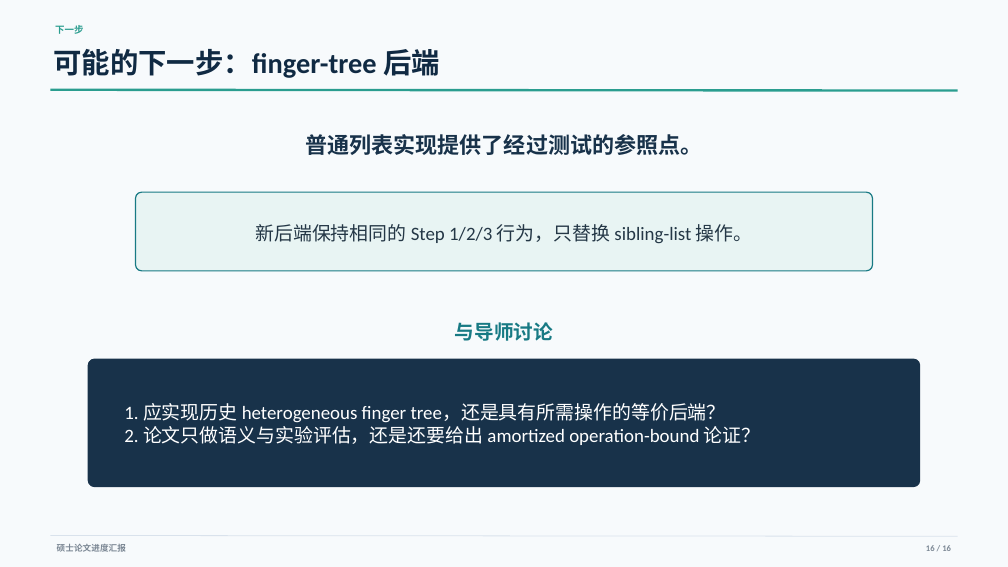
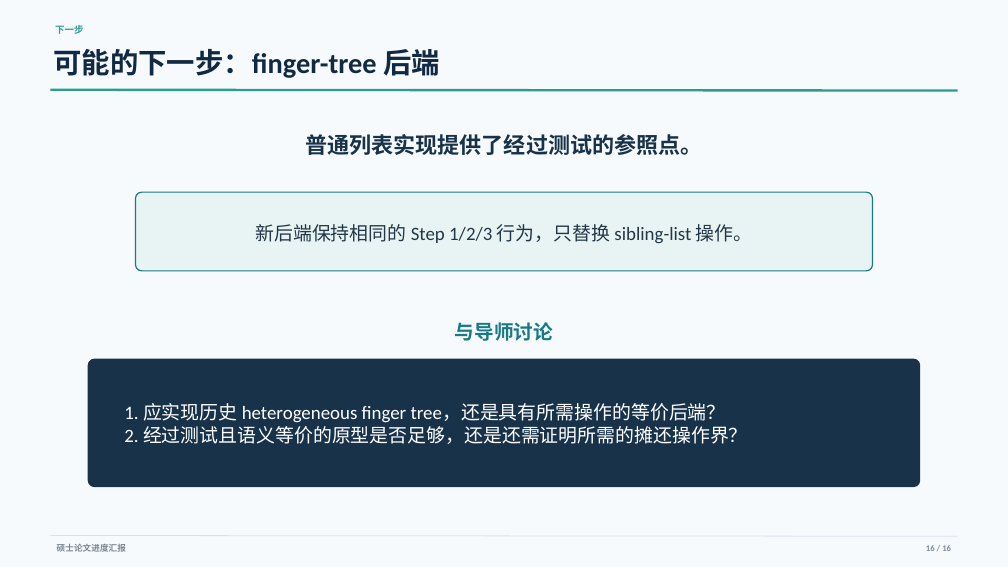
Before and after one commit to YixueWang983/jordan-sorting, a slide deck: slide 16 of presentations/progress_report/Jordan_Sorting_Progress_Report_ZH.pptx. Drawn at 1008x567 pixels with LibreOffice and Linux fonts; fonts in the diff are those of the drawing. Boxes give left, top, right and bottom in pixels: in the first picture for what was removed or moved away, otherwise in the second. Text is boxed around its words. In the diff, an @@ line names an element or a change of style, - is before the commit and + after.

```diff
--- a/presentations/progress_report/Jordan_Sorting_Progress_Report_ZH.pptx
+++ b/presentations/progress_report/Jordan_Sorting_Progress_Report_ZH.pptx
@@ text at [124, 426, 748, 444]: text changed @@
-2. 论文只做语义与实验评估，还是还要给出 amortized operation-bound 论证？
+2. 经过测试且语义等价的原型是否足够，还是还需证明所需的摊还操作界？
```
Also in this commit, not shown: 1 other slide changed, 2 other files.
